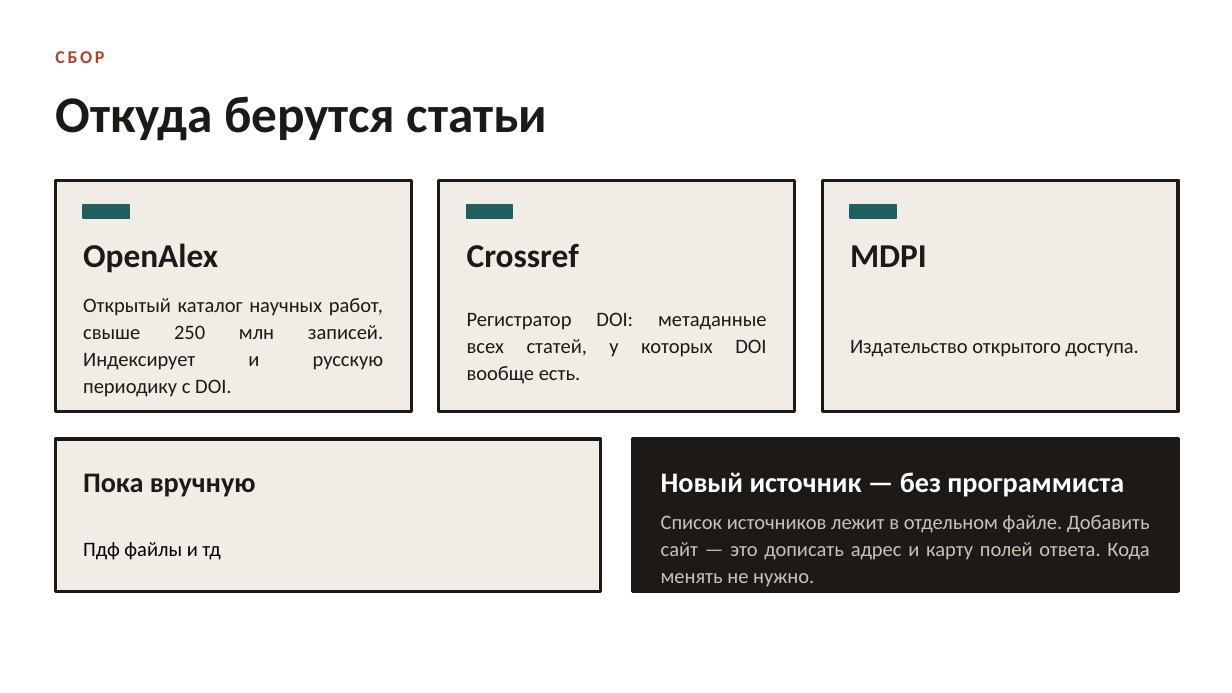
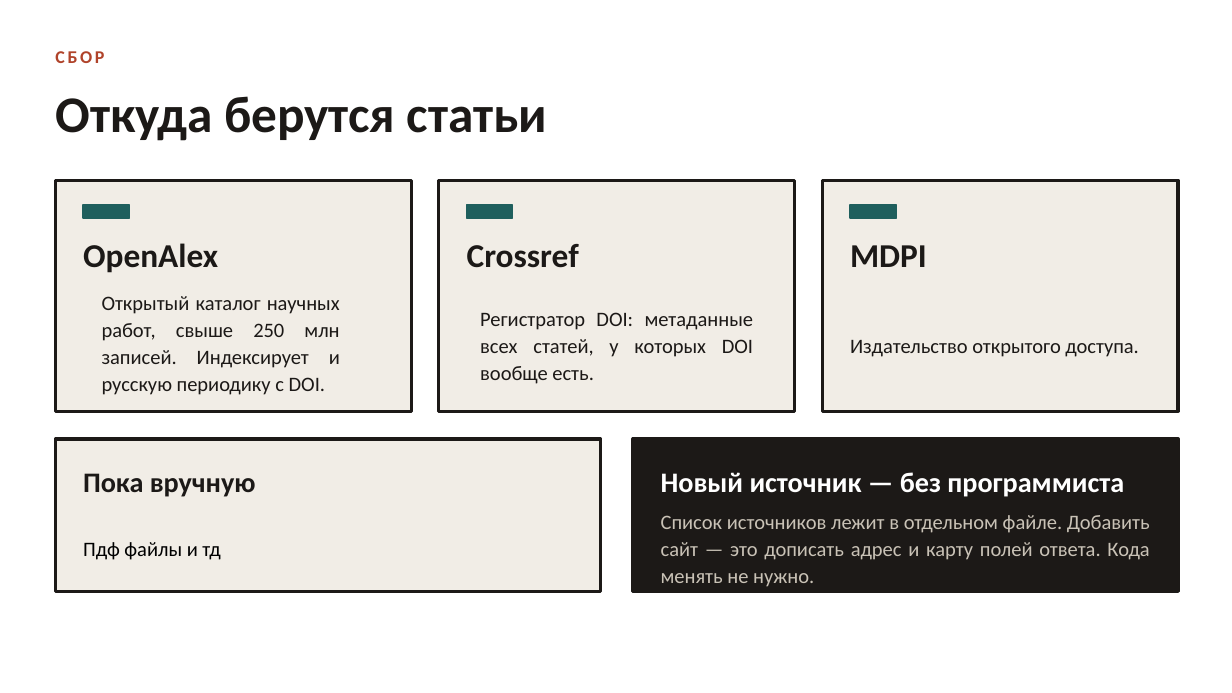
Before and after one commit to janfik200-prog/BZ, a slide deck: slide 4 of 06.10.2026.pptx. Drawn at 1232x693 pixels with LibreOffice and Linux fonts; fonts in the diff are those of the drawing. Boxes give left, top, right and bottom in pixels: in the first picture for what was removed or moved away, otherwise in the second. Text is boxed around its words. In the diff, an @@ line names an element or a change of style, - is before the commit and + after.

```diff
--- a/06.10.2026.pptx
+++ b/06.10.2026.pptx
@@ text "Открытый каталог научных работ, свыше ..." rewrapped from (83,298,383,397) to (102,296,340,395) @@
@@ text "Регистратор DOI: метаданные всех статей, ..." rewrapped from (467,312,767,384) to (480,312,754,384) @@
```
Also in this commit, not shown: 1 other slide changed, 5 slides added, 3 other files.
